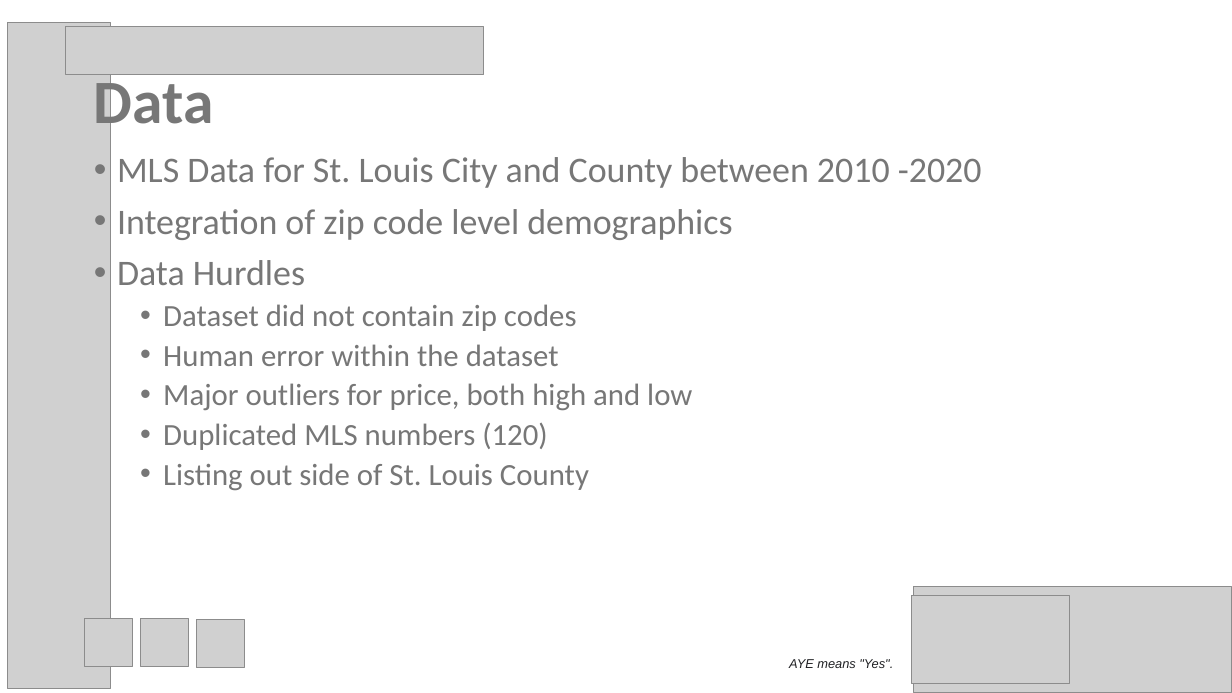
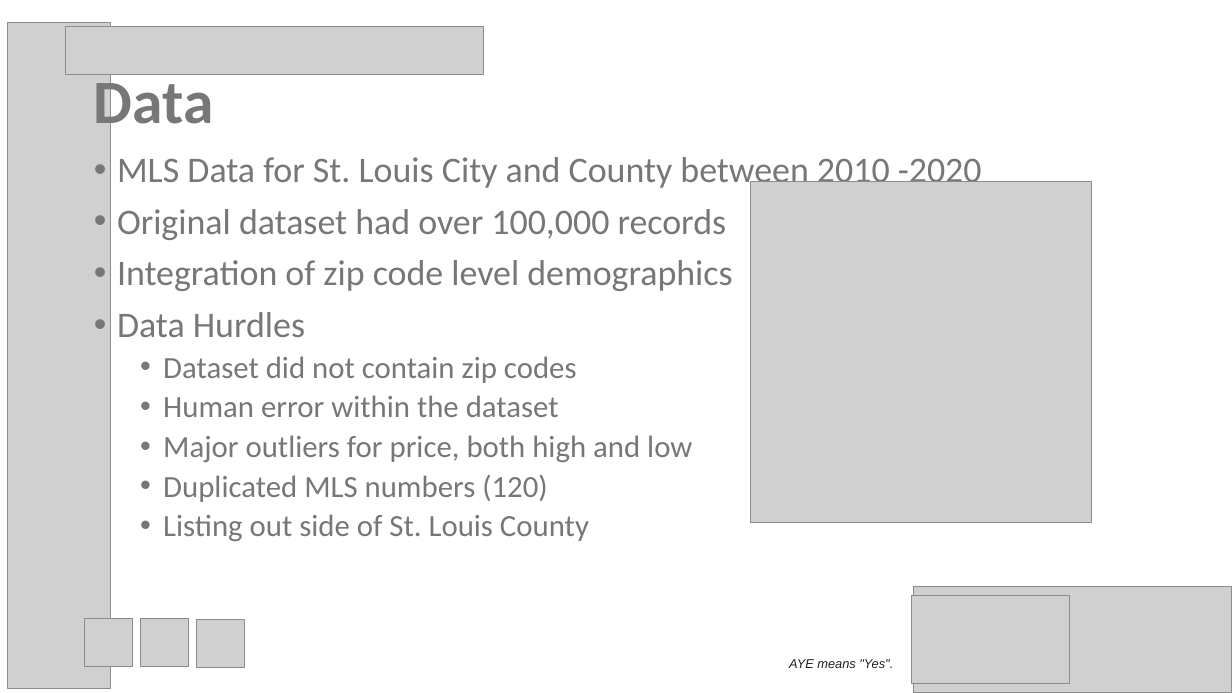
Before and after one commit to psychicesp/AI-AI, a slide deck: slide 5 of Project3_Presentation.pptx. Drawn at 1232x693 pixels with LibreOffice and Linux fonts; fonts in the diff are those of the drawing; grey boxes stand for pictures. Boxes give left, top, right and bottom in pixels: in the first picture for what was removed or moved away, otherwise in the second. Text is boxed around its words. In the diff, an @@ line names an element or a change of style, - is before the commit and + after.

```diff
--- a/Project3_Presentation.pptx
+++ b/Project3_Presentation.pptx
@@ text at [117,209,727,240]: paragraph added @@
+• Original dataset had over 100,000 records
@@ picture added at [750,181,1092,522] @@
```
Also in this commit, not shown: 8 other slides changed, 2 slides added, 2 other files.
